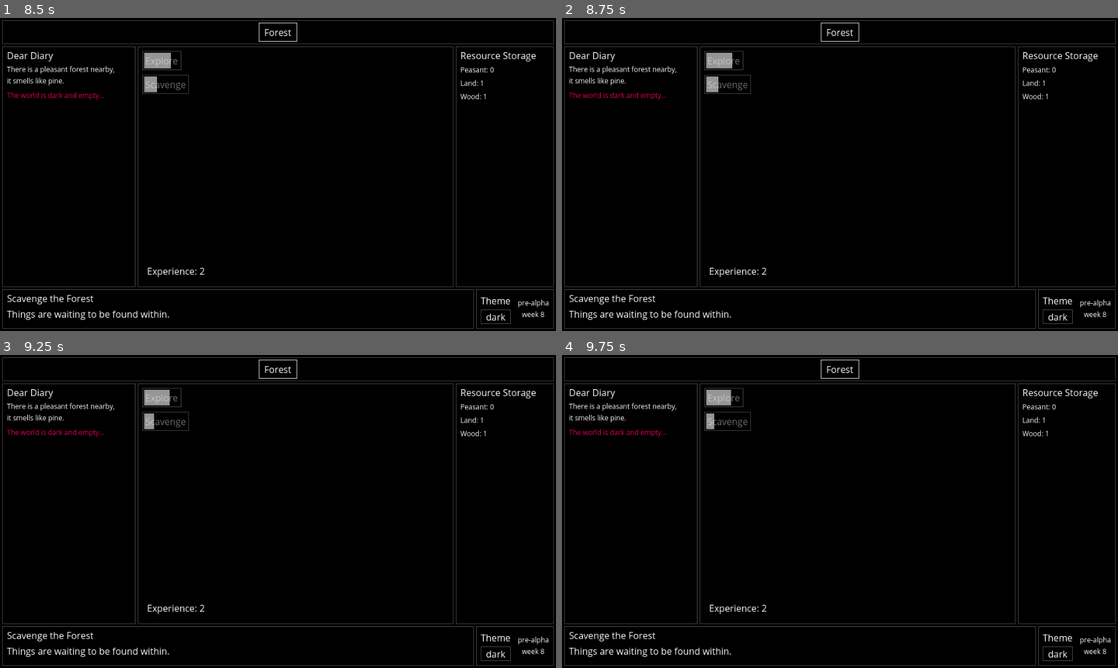
Above: before the commit, frames 1-4 (two rows, left to right).
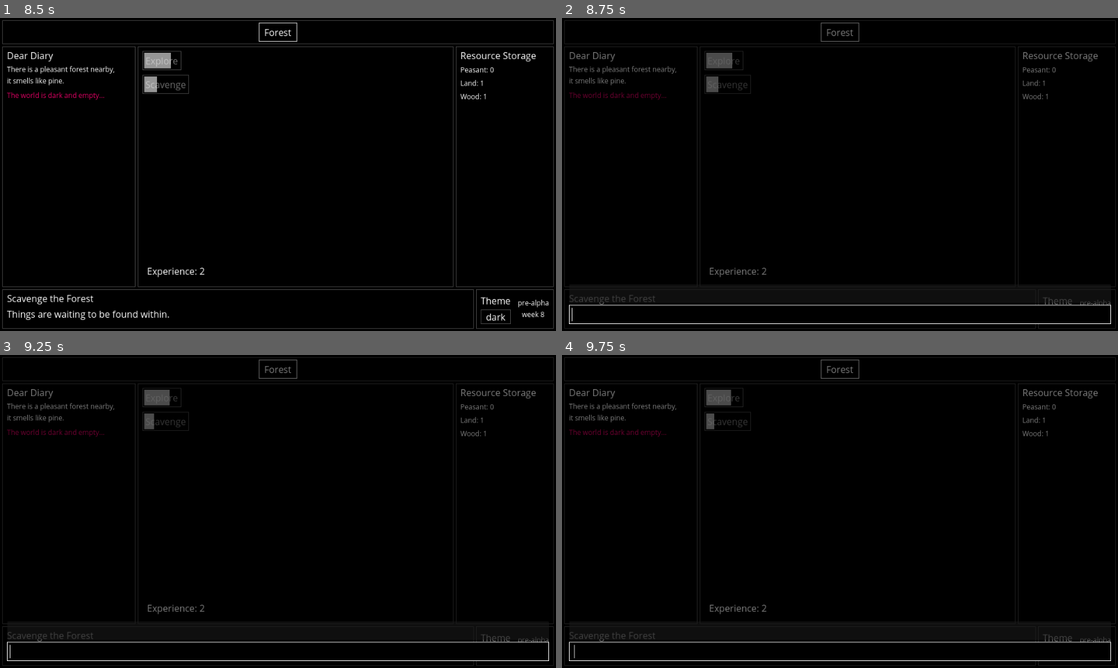
Above: after the commit, the same moments.

Repository: TinyTakinTeller/GodotProjectZero
Game: Godot game, scene res://scenes/autostart/save_file_picker/save_file_picker.tscn
Same seed, same stepped clock (60 frames per second), same inputs: the game is played once before the commit and once after it.
Inputs (mouse positions are in pixels of both pictures, inside the frame that each line leads up to):
- Up to frame 1 (8.5 s): click "Explore" at 0.5 s; click "Scavenge" at 1.25 s; click "dark" at 2 s; click "debug" at 2.75 s; tap Enter at 3.5, 6.5, 8 s; move the mouse to (400, 158) at 3.52 s; hold Right 3.53-4.25 s; hold Ctrl 3.53-4.25 s; click (400, 158) at 3.67 s; drag from (166, 190) to (250, 237) at 4.27 s; move the mouse to (333, 105) at 5.02 s; hold Right 5.03-5.75 s; tap Z at 5.1 s; tap Space at 5.75, 7.25 s; drag from (250, 237) to (111, 127) at 5.77 s; move the mouse to (444, 221) at 6.52 s; hold Left 6.53-7.25 s; tap Tab at 6.6 s; tap Down (developer_console_next, bound only after the commit) at 7.15 s; drag from (111, 127) to (194, 96) at 7.27 s; move the mouse to (305, 174) at 8.02 s; hold Left from 8.03 s (still down); tap V at 8.1 s; click (305, 174) at 8.17 s
- Up to frame 2 (8.75 s): keep holding Left; tap F1 (developer_console_open, bound only after the commit) at 8.65 s
- Up to frame 3 (9.25 s): release Left at 8.75 s; drag from (194, 433) to (166, 527) at 8.77 s
- Up to frame 4 (9.75 s): tap Space at 9.5 s; move the mouse to (962, 495) at 9.52 s; hold Right from 9.53 s (still down); tap Delete at 9.6 s

Frame 1 is identical in both runs. In frame 2, 4.4% of the frame differs, in the area x 0-100%, y 0-100%; in frame 3, 4.4%; in frame 4, 4.3%.

Commit message:
basic console done

Diff:
--- a/project.godot
+++ b/project.godot
@@ -55,6 +55,29 @@
 
 enabled=PackedStringArray("res://addons/format_on_save/plugin.cfg", "res://addons/resources_spreadsheet_view/plugin.cfg")
 
+[input]
+
+developer_console_open={
+"deadzone": 0.5,
+"events": [Object(InputEventKey,"resource_local_to_scene":false,"resource_name":"","device":-1,"window_id":0,"alt_pressed":false,"shift_pressed":false,"ctrl_pressed":false,"meta_pressed":false,"pressed":false,"keycode":0,"physical_keycode":4194332,"key_label":0,"unicode":0,"echo":false,"script":null)
+]
+}
+developer_console_submit={
+"deadzone": 0.5,
+"events": [Object(InputEventKey,"resource_local_to_scene":false,"resource_name":"","device":-1,"window_id":0,"alt_pressed":false,"shift_pressed":false,"ctrl_pressed":false,"meta_pressed":false,"pressed":false,"keycode":0,"physical_keycode":4194309,"key_label":0,"unicode":0,"echo":false,"script":null)
+]
+}
+developer_console_previous={
+"deadzone": 0.5,
+"events": [Object(InputEventKey,"resource_local_to_scene":false,"resource_name":"","device":-1,"window_id":0,"alt_pressed":false,"shift_pressed":false,"ctrl_pressed":false,"meta_pressed":false,"pressed":false,"keycode":0,"physical_keycode":4194320,"key_label":0,"unicode":0,"echo":false,"script":null)
+]
+}
+developer_console_next={
+"deadzone": 0.5,
+"events": [Object(InputEventKey,"resource_local_to_scene":false,"resource_name":"","device":-1,"window_id":0,"alt_pressed":false,"shift_pressed":false,"ctrl_pressed":false,"meta_pressed":false,"pressed":false,"keycode":0,"physical_keycode":4194322,"key_label":0,"unicode":0,"echo":false,"script":null)
+]
+}
+
 [rendering]
 
 textures/canvas_textures/default_texture_filter=0
--- a/resources/game_data/worker_role/tres/worker.tres
+++ b/resources/game_data/worker_role/tres/worker.tres
@@ -4,13 +4,13 @@
 
 [resource]
 script = ExtResource("1_uxr4n")
+order = 0
 sort_value = 0
 id = "worker"
-title = "Peasant"
-flavor = "Scavange and gather food wherever they can."
 produce = {
 "food": 1
 }
 consume = {}
+worker_consume = {}
 default = true
 column = 0
--- a/scenes/autostart/main/main.tscn
+++ b/scenes/autostart/main/main.tscn
@@ -26,6 +26,7 @@
 [ext_resource type="Theme" uid="uid://d276arnrjws3i" path="res://resources/theme/dark/dark.tres" id="14_45bu4"]
 [ext_resource type="PackedScene" uid="uid://dt8uyfjegwwqf" path="res://scenes/manager/npc_manager/npc_manager.tscn" id="14_hfr4p"]
 [ext_resource type="PackedScene" uid="uid://dv3bfta8ir0t" path="res://scenes/manager/enemy_manager/enemy_manager.tscn" id="16_6q8rb"]
+[ext_resource type="PackedScene" uid="uid://d1y5xyx63u3w0" path="res://scenes/ui/developer_console/developer_console.tscn" id="20_yijsf"]
 [ext_resource type="PackedScene" uid="uid://dn6hcp4hfxyic" path="res://scenes/ui/settings_container/settings_container.tscn" id="20_ynkq3"]
 [ext_resource type="PackedScene" uid="uid://ch7uxqklej1h6" path="res://scenes/ui/screen/darkness_screen/darkness_screen.tscn" id="21_324w1"]
 [ext_resource type="PackedScene" uid="uid://cnh5vhg0xefn6" path="res://scenes/ui/screen/soul_screen/soul_screen.tscn" id="26_pehc6"]
@@ -163,3 +164,7 @@
 [node name="SettingsContainer" parent="UI/MarginContainer/ScrollContainer/VBoxContainer/HBoxContainer" instance=ExtResource("20_ynkq3")]
 layout_mode = 2
 theme_override_constants/margin_left = 0
+
+[node name="DeveloperConsole" parent="UI" instance=ExtResource("20_yijsf")]
+visible = false
+layout_mode = 1
--- /dev/null
+++ b/scenes/ui/developer_console/developer_console.gd
@@ -0,0 +1,94 @@
+extends Control
+class_name DeveloperConsole
+
+@export var history_limit: int = 16
+
+@onready var command_log: RichTextLabel = %CommandLog
+@onready var command_input: LineEdit = %CommandInput
+
+signal command_history_changed()
+signal command_entered(command: StringName, args: PackedStringArray)
+
+var command_history_pointer: int = -1
+var command_history: Array[String] = []
+
+###############
+## overrides ##
+###############
+
+
+func _ready() -> void:
+	visibility_changed.connect(_on_visibility_changed)
+	command_input.text_submitted.connect(_on_command_input_text_submitted)
+	command_history_changed.connect(_on_command_history_changed)
+	command_entered.connect(_on_command_entered)
+
+	hide()
+
+func _input(event: InputEvent) -> void:
+	if event.is_action_pressed("developer_console_open"):
+		_toggle_visibility()
+
+	if event.is_action_pressed("developer_console_previous"):
+		if command_history_pointer < 0:
+			command_history_pointer = len(command_history) - 1
+		else:
+			command_history_pointer = max(0, command_history_pointer - 1)
+		if  len(command_history) > 0:
+			command_input.text = command_history[command_history_pointer]
+
+	if event.is_action_pressed("developer_console_next"):
+		command_history_pointer = min(len(command_history) - 1, command_history_pointer + 1)
+		if command_history_pointer > 0:
+			command_input.text = command_history[command_history_pointer]
+
+
+###############
+##  helpers  ##
+###############
+
+func _toggle_visibility() -> void:
+	visible = !visible
+
+func _write_line(message: String) -> void:
+	command_history.push_back(message)
+	if command_history.size() > history_limit:
+		command_history.pop_front()
+	command_history_changed.emit()
+
+func _parse_command(command: StringName, args: PackedStringArray) -> void:
+	match command.to_lower():
+		&"add":
+			var resource_id: String = args[0]
+			if resource_id not in Resources.resource_generators.keys():
+				_write_line("Unknown resource '%s'" % [resource_id])
+				return
+			if not args[1].is_valid_int():
+				_write_line("Argument amount expected int, received '%s'" % [args[1]])
+				return
+
+			var amount: int = int(args[1])
+			SignalBus.resource_generated.emit(resource_id, amount, "_DEVELOPER_CONSOLE")
+
+
+###############
+##  signals  ##
+###############
+
+func _on_visibility_changed() -> void:
+	if visible:
+		command_input.grab_focus()
+	else:
+		command_input.clear()
+
+func _on_command_input_text_submitted(text: String) -> void:
+	command_input.clear()
+	_write_line(text)
+	var tokens: PackedStringArray = text.split(" ")
+	command_entered.emit(tokens[0], tokens.slice(1))
+
+func _on_command_history_changed() -> void:
+	command_log.text = '\n> '.join(command_history)
+
+func _on_command_entered(command: StringName, args: PackedStringArray) -> void:
+	_parse_command(command, args)
--- /dev/null
+++ b/scenes/ui/developer_console/developer_console.tscn
@@ -0,0 +1,66 @@
+[gd_scene load_steps=2 format=3 uid="uid://d1y5xyx63u3w0"]
+
+[ext_resource type="Script" path="res://scenes/ui/developer_console/developer_console.gd" id="1_26111"]
+
+[node name="DeveloperConsole" type="Control"]
+layout_mode = 3
+anchors_preset = 15
+anchor_right = 1.0
+anchor_bottom = 1.0
+grow_horizontal = 2
+grow_vertical = 2
+script = ExtResource("1_26111")
+
+[node name="BackgroundOverlay" type="ColorRect" parent="."]
+layout_mode = 1
+anchors_preset = 15
+anchor_right = 1.0
+anchor_bottom = 1.0
+grow_horizontal = 2
+grow_vertical = 2
+color = Color(0, 0, 0, 0.501961)
+
+[node name="Control" type="Control" parent="."]
+layout_mode = 1
+anchors_preset = 12
+anchor_top = 1.0
+anchor_right = 1.0
+anchor_bottom = 1.0
+grow_horizontal = 2
+grow_vertical = 0
+
+[node name="MarginContainer" type="MarginContainer" parent="Control"]
+custom_minimum_size = Vector2(0, 256)
+layout_mode = 1
+anchors_preset = 12
+anchor_top = 1.0
+anchor_right = 1.0
+anchor_bottom = 1.0
+offset_top = -91.0
+grow_horizontal = 2
+grow_vertical = 0
+theme_override_constants/margin_left = 12
+theme_override_constants/margin_top = 12
+theme_override_constants/margin_right = 12
+theme_override_constants/margin_bottom = 12
+
+[node name="VBoxContainer" type="VBoxContainer" parent="Control/MarginContainer"]
+clip_contents = true
+layout_mode = 2
+alignment = 2
+
+[node name="PanelContainer" type="PanelContainer" parent="Control/MarginContainer/VBoxContainer"]
+layout_mode = 2
+
+[node name="CommandLog" type="RichTextLabel" parent="Control/MarginContainer/VBoxContainer/PanelContainer"]
+unique_name_in_owner = true
+custom_minimum_size = Vector2(0, 32)
+layout_mode = 2
+bbcode_enabled = true
+fit_content = true
+
+[node name="CommandInput" type="LineEdit" parent="Control/MarginContainer/VBoxContainer"]
+unique_name_in_owner = true
+layout_mode = 2
+max_length = 128
+caret_blink = true
Not shown: 1 places in scenes/autostart/main/main.tscn that only renumber resources
